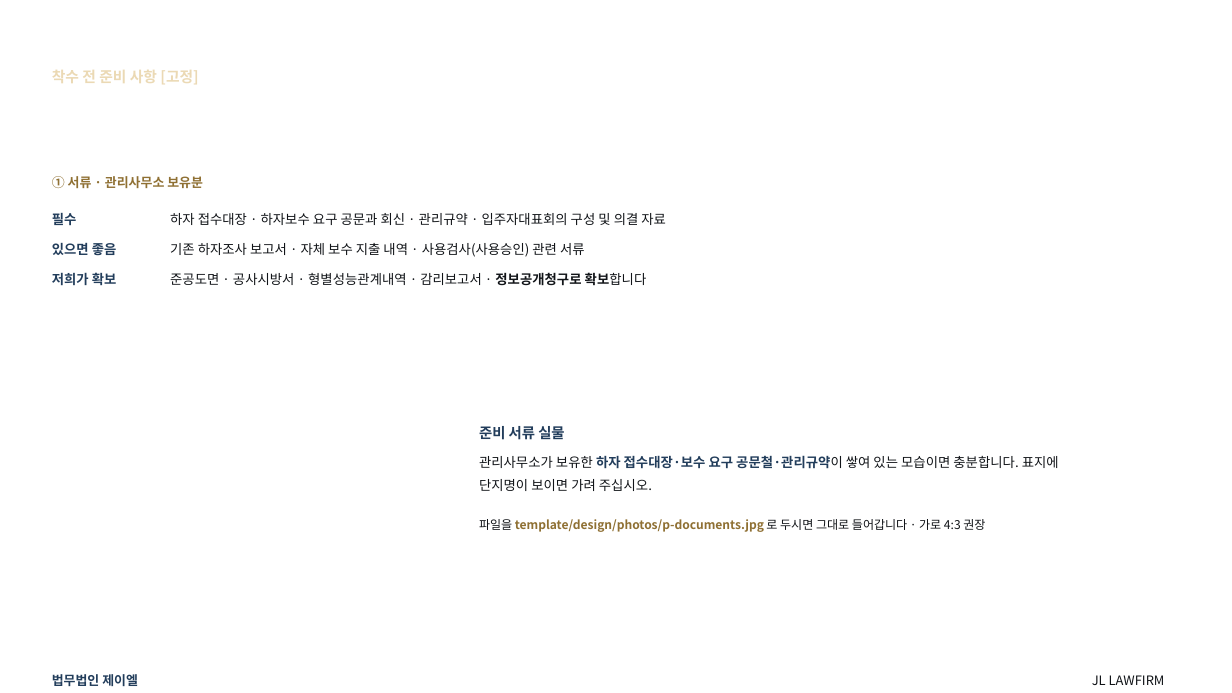
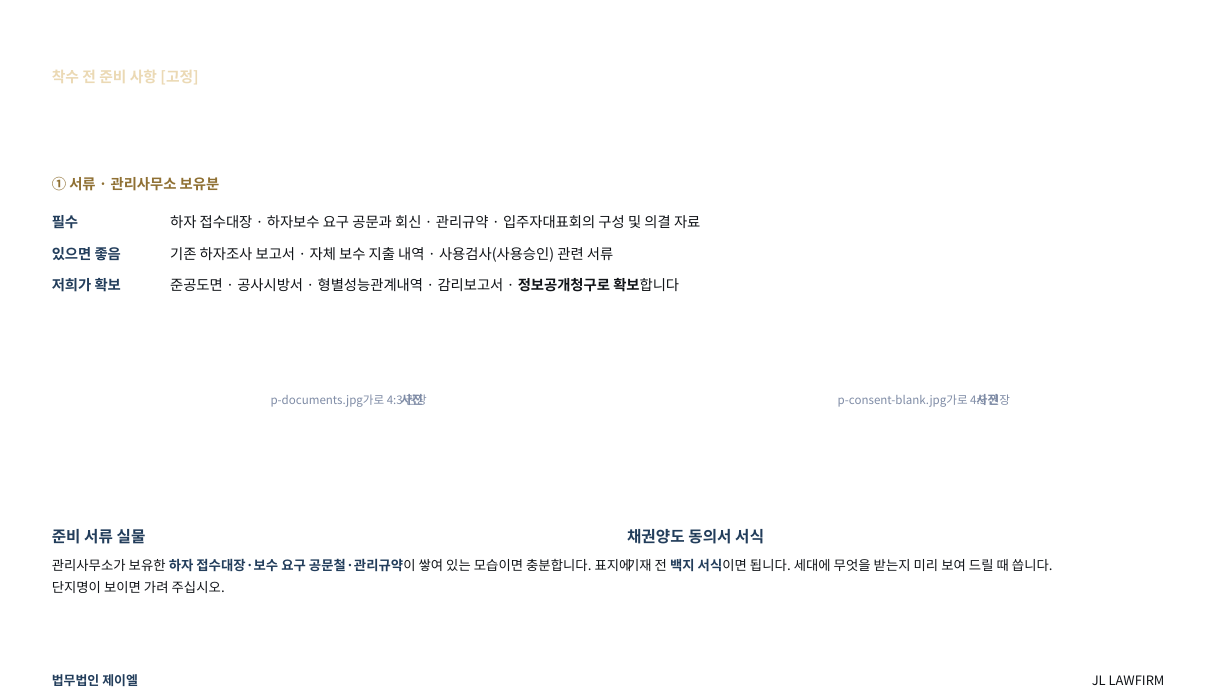
Before and after one commit to kingjin77-rgb/jl-magazine, a slide deck: slide 97 of template/design/preview/JL_하자소송_기본제안서.pptx (slide 93 before the commit). Drawn at 1232x693 pixels with LibreOffice and Linux fonts; fonts in the diff are those of the drawing; background and template pictures are left out. Boxes give left, top, right and bottom in pixels: in the first picture for what was removed or moved away, otherwise in the second. Text is boxed around its words. In the diff, an @@ line names an element or a change of style, - is before the commit and + after.

```diff
--- a/template/design/preview/JL_하자소송_기본제안서.pptx
+++ b/template/design/preview/JL_하자소송_기본제안서.pptx
@@ text "① 서류 · 관리사무소 보유분" at [52,177,220,191]: size 10.1 to 11.2 pt; line spacing 14.1pt to 15.6pt @@
@@ size 10.4 to 11.2 pt; line spacing 16.2pt to 17.3pt in 6 elements at [170,215,700,228], [170,247,613,262], [52,215,78,229], [52,247,121,261], [170,278,679,292], [52,278,121,292] @@
@@ text added at [271,394,426,407], 9 pt, text #7F8CA6 @@
+p-documents.jpg가로 4:3 권장
@@ text added at [401,394,423,405], 9.4 pt, text #7F8CA6, bold @@
+사진
@@ text added at [838,394,1010,407], 9 pt, text #7F8CA6 @@
+p-consent-blank.jpg가로 4:3 권장
@@ text added at [976,394,998,405], 9.4 pt, text #7F8CA6, bold @@
+사진
@@ text "준비 서류 실물": place and size @@
-text "준비 서류 실물" at [479,426,564,440]
+text "준비 서류 실물" at [52,529,146,544]
@@ text "준비 서류 실물" at [52,529,146,544]: size 11.2 to 12.2 pt; line spacing 15.6pt to 17.1pt @@
@@ text removed at [479,519,985,532] @@
-파일을 template/design/photos/p-documents.jpg 로 두시면 그대로 들어갑니다 · 가로 4:3 권장
@@ text added at [627,529,764,544], 12.2 pt, text #223D5B, bold @@
+채권양도 동의서 서식
@@ text "관리사무소가 보유한 하자 접수대장·보수 요구 ...": place and size @@
-text "관리사무소가 보유한 하자 접수대장·보수 요구 ..." at [479,455,1059,491]
+text "관리사무소가 보유한 하자 접수대장·보수 요구 ..." at [52,558,632,593]
@@ text "관리사무소가 보유한 하자 접수대장·보수 요구 ..." at [52,558,632,593]: line spacing 17.7pt to 17.2pt @@
@@ text added at [627,558,1053,572], 10.4 pt, text #111418 @@
+기재 전 백지 서식이면 됩니다. 세대에 무엇을 받는지 미리 보여 드릴 때 씁니다.
```
Also in this commit, not shown: 81 other slides changed, 4 slides added, 2 other files.
